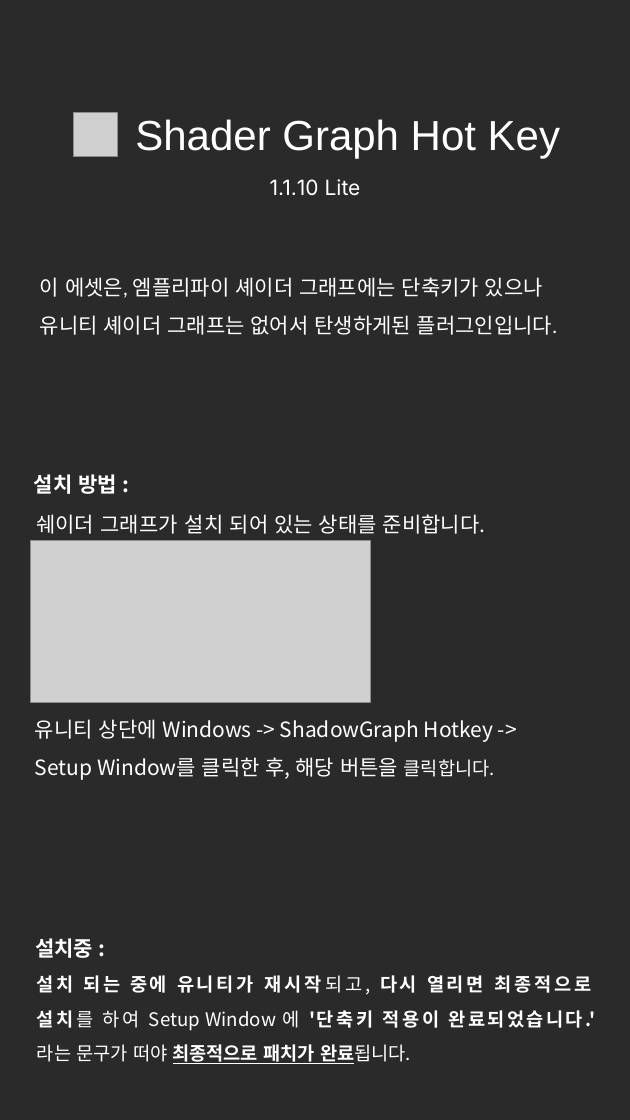
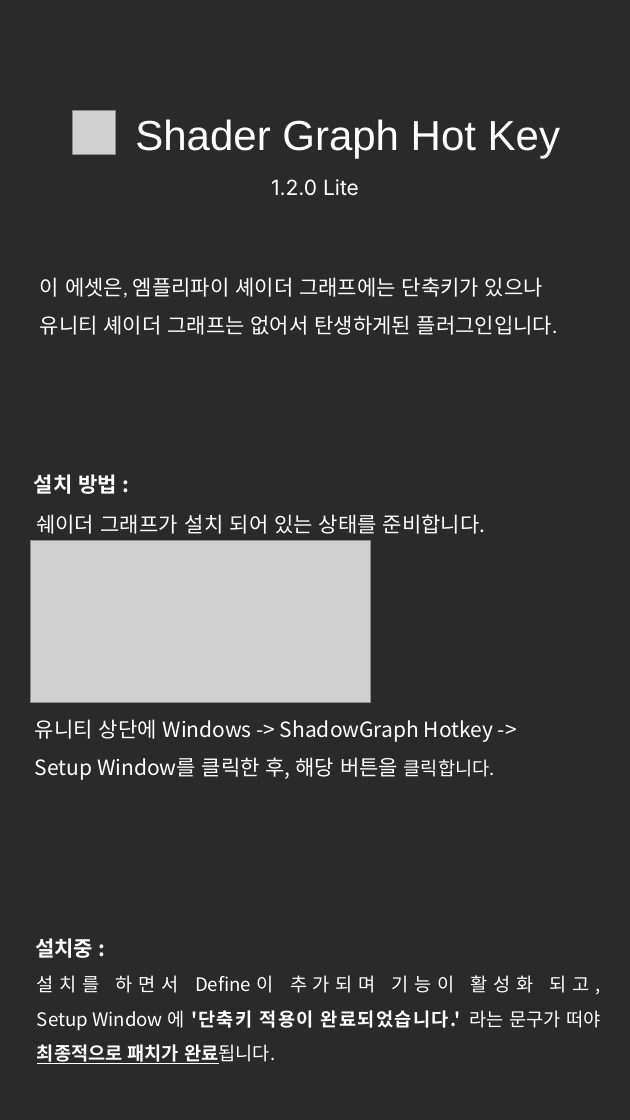
Before and after one commit to NK-Studio/ShaderGraphHotKey, a slide deck: slide 1 of Document KR.pptx. Drawn at 630x1120 pixels with LibreOffice and Linux fonts; fonts in the diff are those of the drawing; grey boxes stand for pictures. Boxes give left, top, right and bottom in pixels: in the first picture for what was removed or moved away, otherwise in the second. Text is boxed around its words. In the diff, an @@ line names an element or a change of style, - is before the commit and + after.

```diff
--- a/Document KR.pptx
+++ b/Document KR.pptx
@@ text at (271, 179, 359, 195): text changed @@
-1.1.10 Lite
+1.2.0 Lite
@@ text at (37, 975, 600, 1064): text changed; bold off @@
-설치 되는 중에 유니티가 재시작되고, 다시 열리면 최종적으로 설치를 하여 Setup Window 에 '단축키 적용이 완료되었습니다.' 라는 문구가 떠야 최종적으로 패치가 완료됩니다.
+설치를 하면서 Define이 추가되며 기능이 활성화 되고,
+Setup Window 에 '단축키 적용이 완료되었습니다.' 라는 문구가 떠야 최종적으로 패치가 완료됩니다.
```
Also in this commit, not shown: 2 other slides changed, 2 other files.
